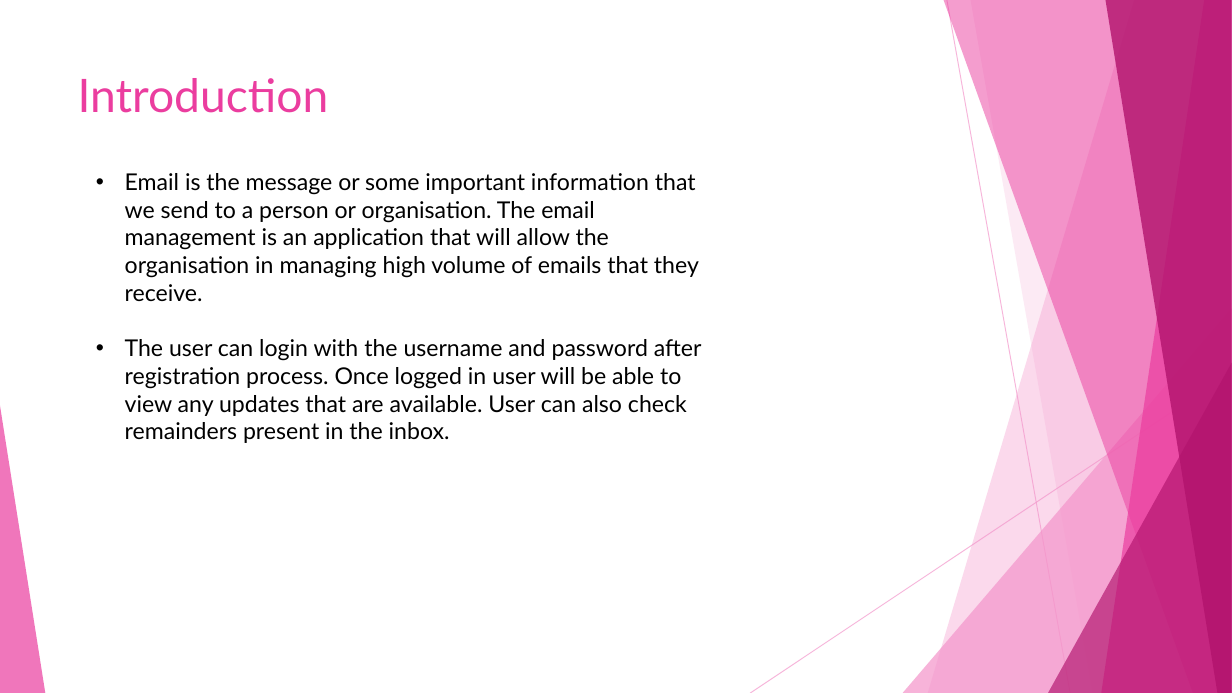
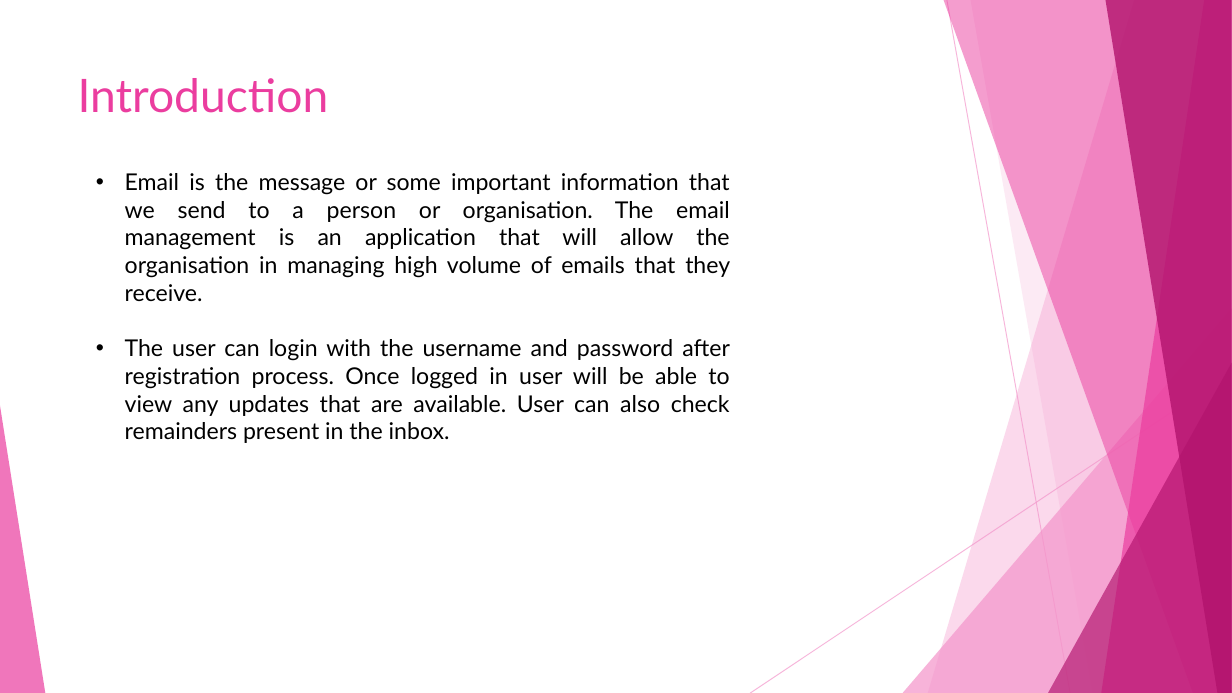
Before and after one commit to nikitamehtre/Email-Management-System-SpringBoot, a slide deck: slide 2 of Email Management System SpringBoot.pptx. Drawn at 1232x693 pixels with LibreOffice and Linux fonts; fonts in the diff are those of the drawing. Boxes give left, top, right and bottom in pixels: in the first picture for what was removed or moved away, otherwise in the second. Text is boxed around its words. In the diff, an @@ line names an element or a change of style, - is before the commit and + after.

Commit message:
Updated pptx

```diff
--- a/Email Management System SpringBoot.pptx
+++ b/Email Management System SpringBoot.pptx
@@ text "Email is the message or ..." at bbox=[125, 173, 730, 443]: alignment left to justified @@
```
Also in this commit, not shown: 5 slides added.
